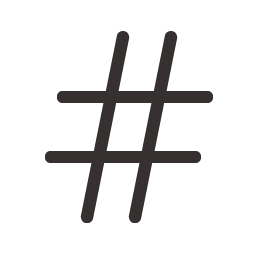
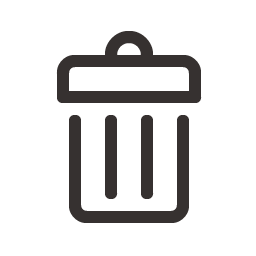
Layers edited between the first and the second w=256, h=256 image:
added group "trash" with 1 layers above "hashtag" over bbox(56, 31, 202, 223)
added layer "j" in group "trash" over bbox(56, 31, 202, 223)
hid group "hashtag" (1 layers) over bbox(45, 31, 214, 223)
